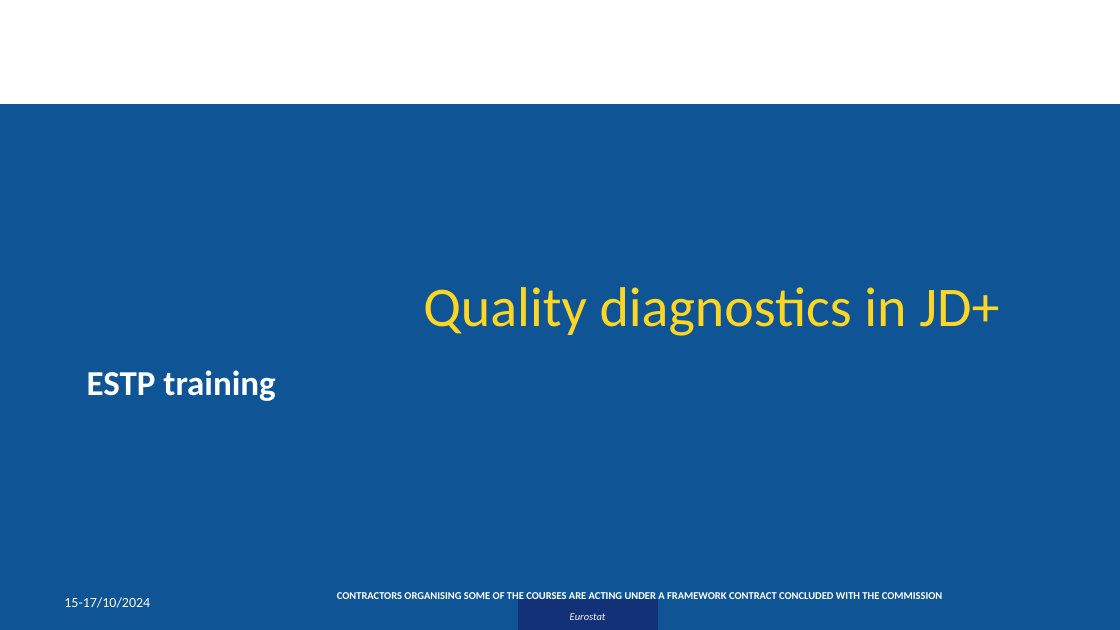
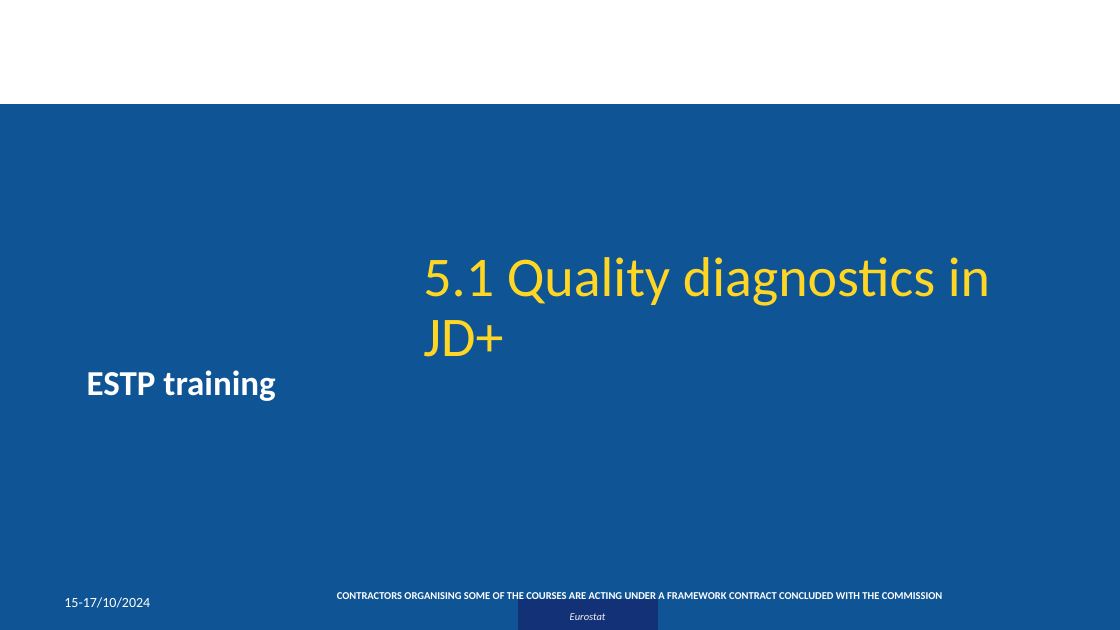
Before and after one commit to palatej/ESTP2024, a slide deck: slide 1 of Presentations/5.1 Quality diagnostics.pptx. Drawn at 1120x630 pixels with LibreOffice and Linux fonts; fonts in the diff are those of the drawing; background and template pictures are left out. Boxes give left, top, right and bottom in pixels: in the first picture for what was removed or moved away, otherwise in the second. Text is boxed around its words. In the diff, an @@ line names an element or a change of style, - is before the commit and + after.

```diff
--- a/Presentations/5.1 Quality diagnostics.pptx
+++ b/Presentations/5.1 Quality diagnostics.pptx
@@ title at (x1=423, y1=257, x2=990, y2=357): text changed @@
-Quality diagnostics in JD+
+5.1 Quality diagnostics in JD+
```
Also in this commit, not shown: 7 other files.
